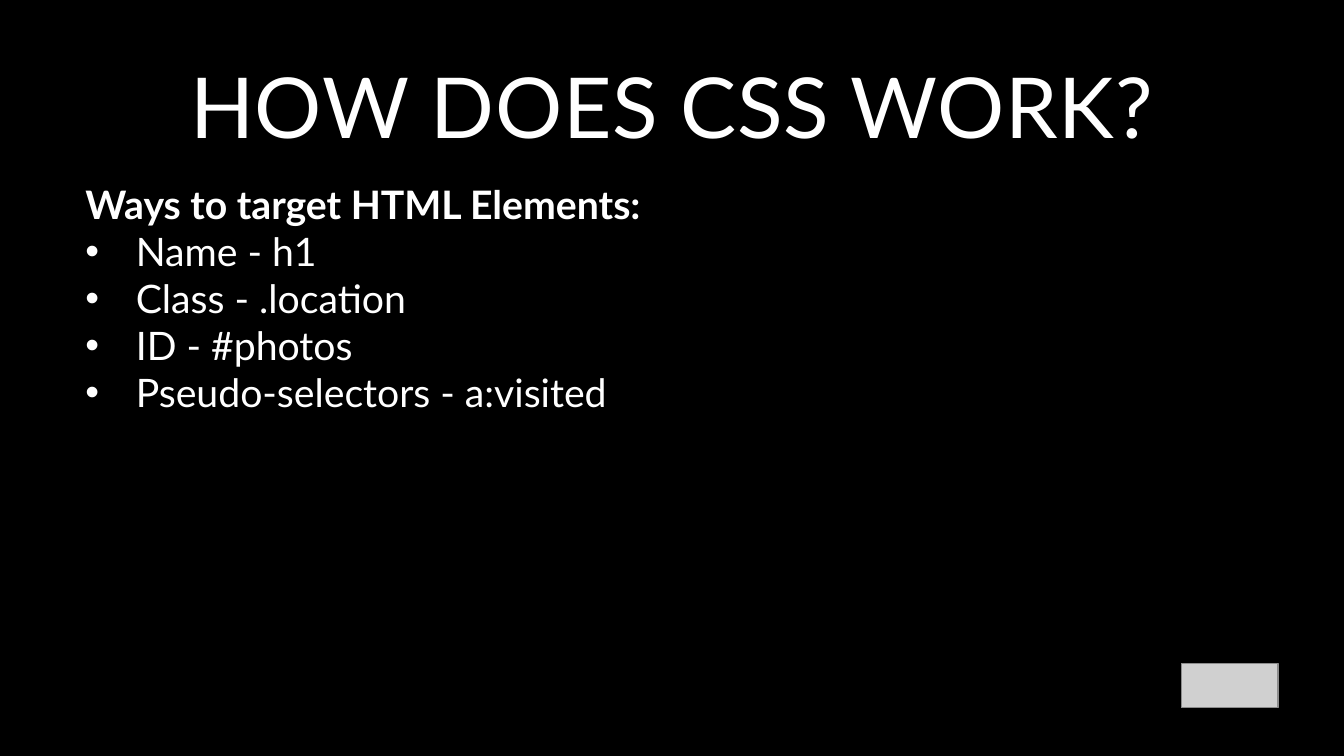
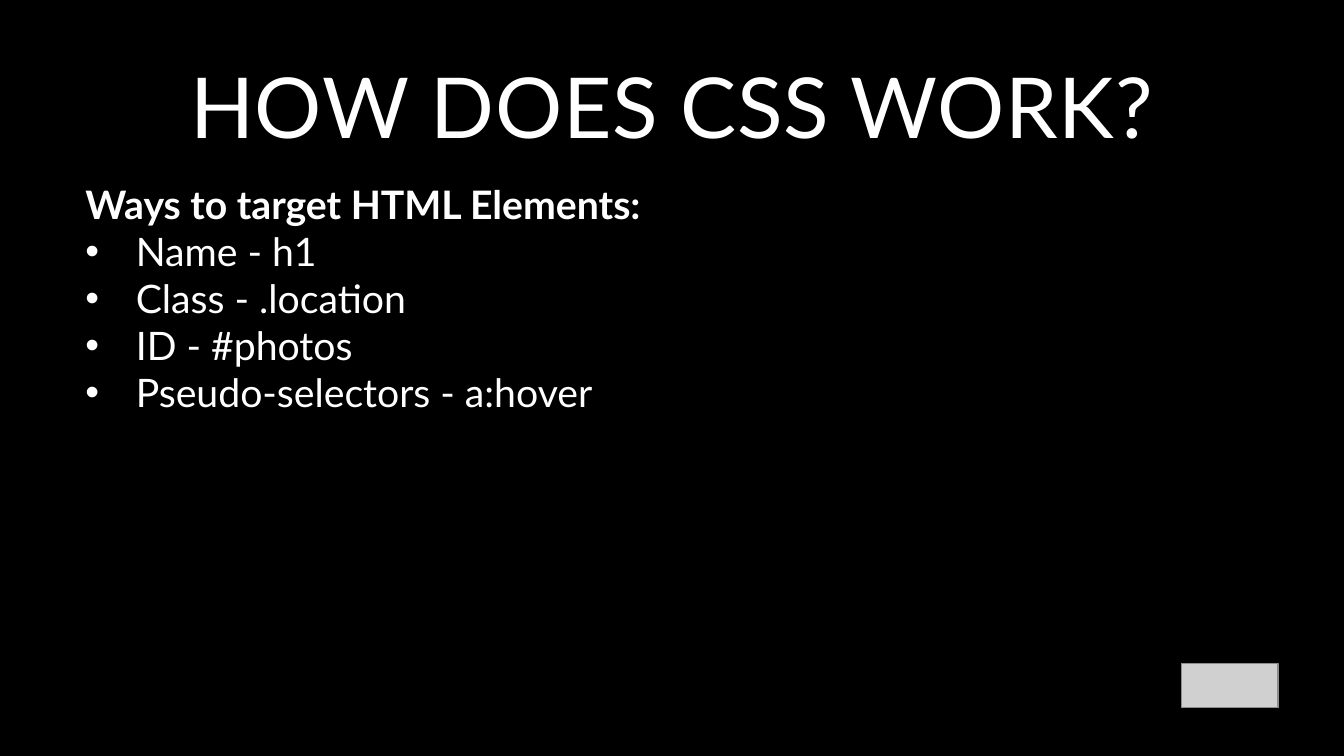
Before and after one commit to glenelkins/front-end-workshop, a slide deck: slide 7 of FEWorkshop-Week2.pptx. Drawn at 1344x756 pixels with LibreOffice and Linux fonts; fonts in the diff are those of the drawing; grey boxes stand for pictures. Boxes give left, top, right and bottom in pixels: in the first picture for what was removed or moved away, otherwise in the second. Text is boxed around its words. In the diff, an @@ line names an element or a change of style, - is before the commit and + after.

```diff
--- a/FEWorkshop-Week2.pptx
+++ b/FEWorkshop-Week2.pptx
@@ text at [136,378,592,408]: text changed @@
-• Pseudo-selectors - a:visited
+• Pseudo-selectors - a:hover
```
Also in this commit, not shown: 2 other slides changed, 1 other file.
